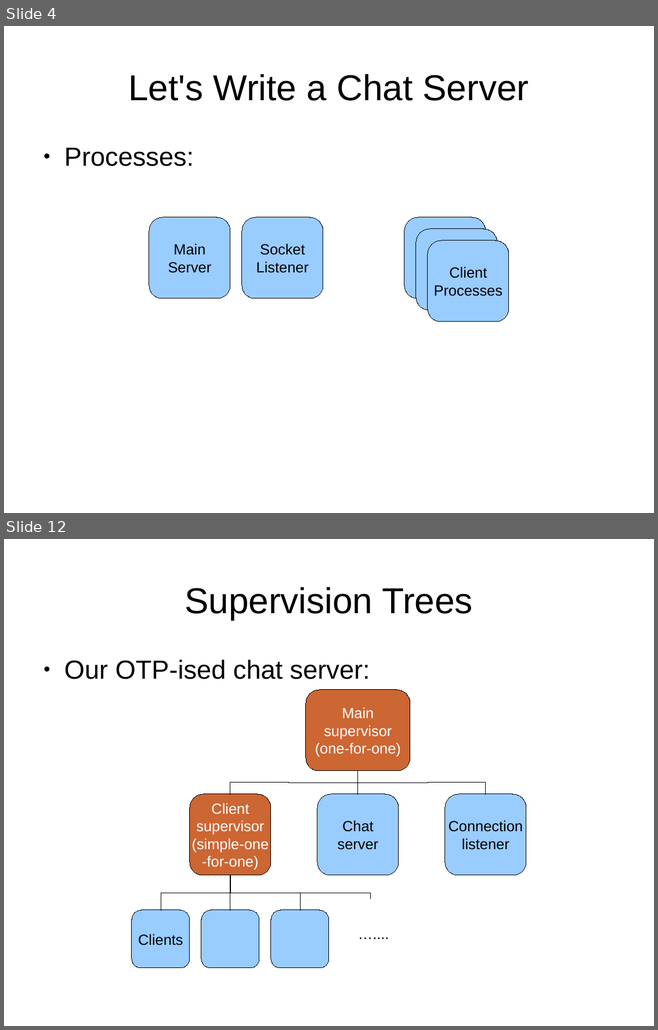
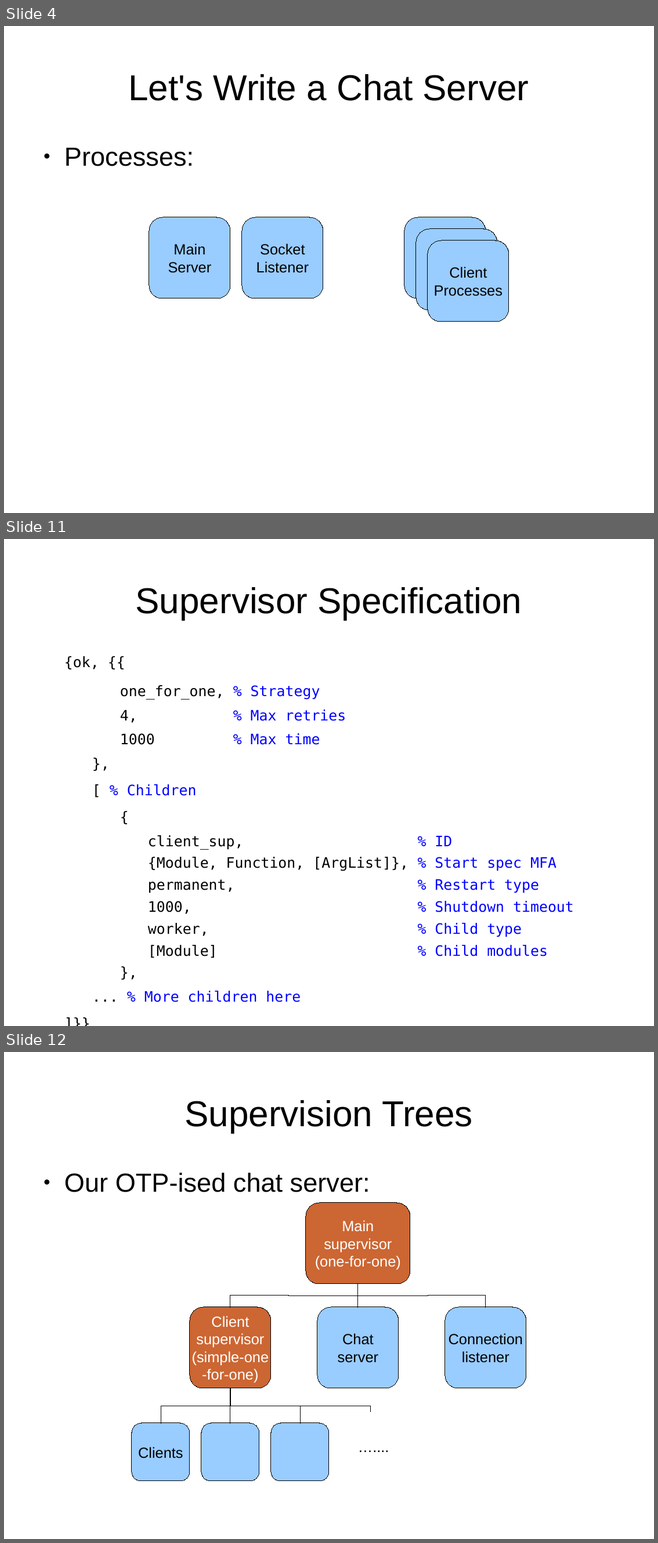
Before and after one commit to bernardd/OTPworkshop, a slide deck: Slides.odp. Shown one above the other, each under a label of ours: slides 4 and 12 before the commit, slides 4, 11 and 12 after it; the slides between them are not shown. The pictures are 658x1030 and 658x1543 pixels, drawn with LibreOffice and Linux fonts; fonts in the diff are those of the drawing. Boxes give left, top, right and bottom in pixels: in the first picture for what was removed or moved away, otherwise in the second. Text is boxed around its words. In the diff, an @@ line names an element or a change of style, - is before the commit and + after.

```diff
--- a/Slides.odp
+++ b/Slides.odp
@@ slide 11 added at (4, 539, 654, 1026), background #FFFFFF @@
@@ title added at (136, 587, 521, 620), 44 pt, text #000000 @@
+Supervisor Specification
@@ text added at (64, 656, 574, 958), 17.6 pt, text #0000FF @@
+{ok, {{
+    one_for_one, % Strategy
+    4, % Max retries
+    1000 % Max time
+  },
+  [ % Children
+    {
+      client_sup, % ID
+      {Module, Function, [ArgList]}, % Start spec MFA
+      permanent, % Restart type
+      1000, % Shutdown timeout
+      worker, % Child type
+      [Module] % Child modules
+    },
+  ... % More children here
+]}}.
```
Also in this commit, not shown: 7 slides changed, 1 slide removed, 7 other files.
